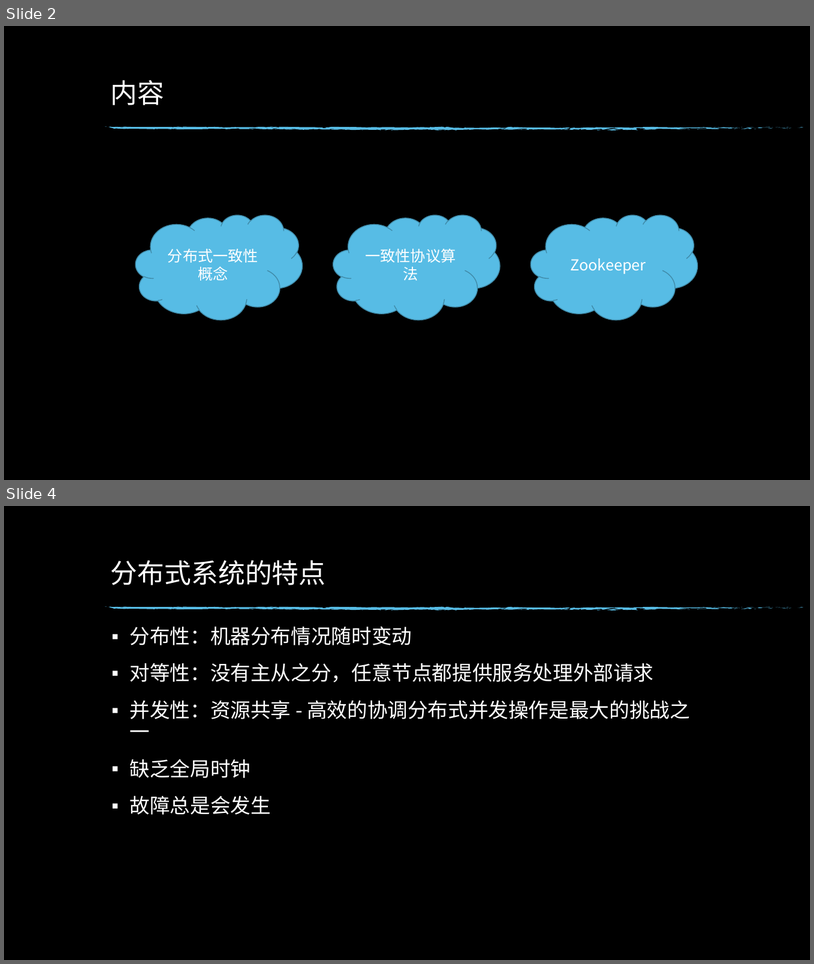
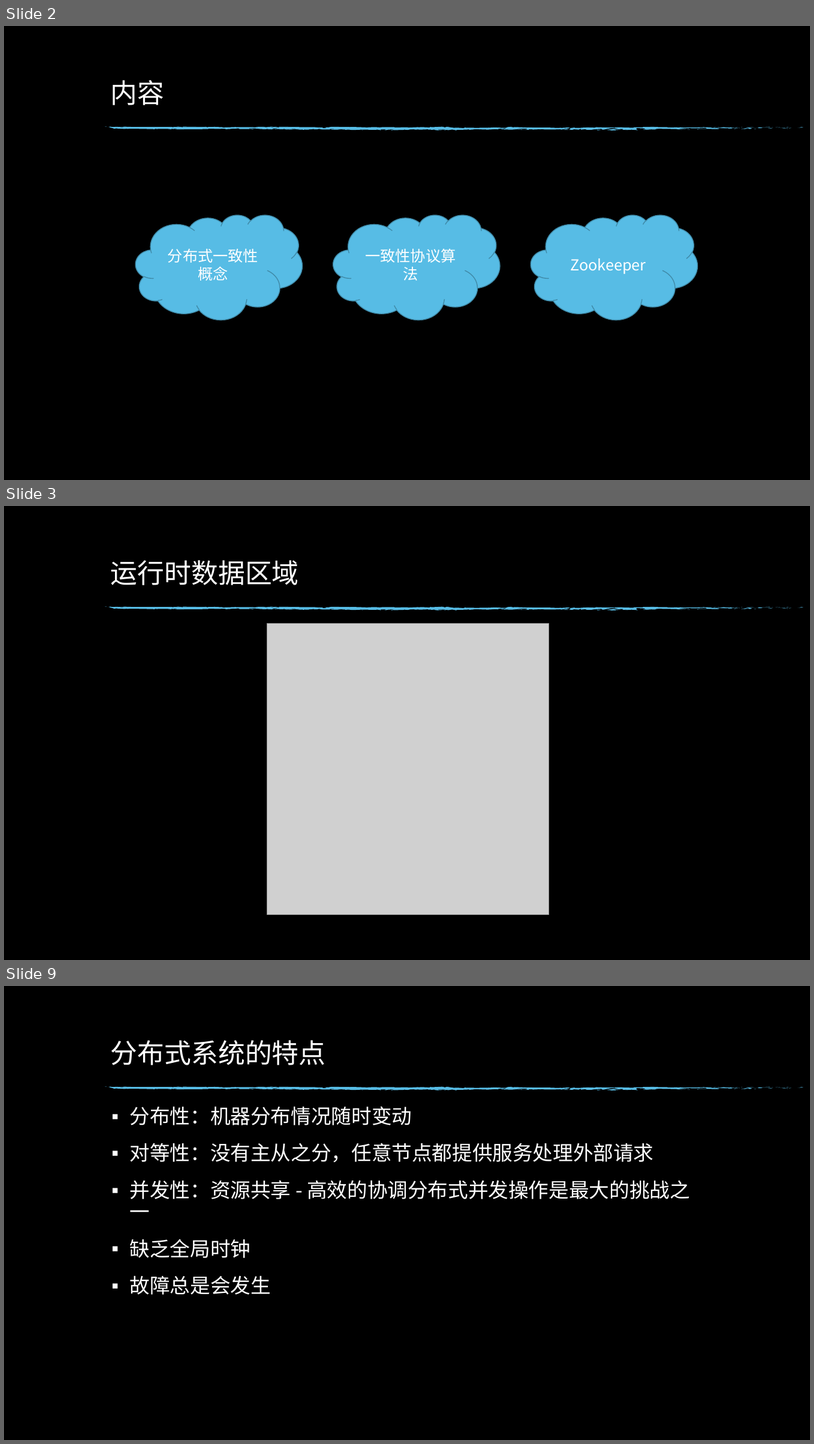
Before and after one commit to edwin1215/edwin, a slide deck: study/深入理解jvm原理.pptx. Shown one above the other, each under a label of ours: slides 2 and 4 before the commit, slides 2, 3 and 9 after it; the slides between them are not shown. The pictures are 814x964 and 814x1444 pixels, drawn with LibreOffice and Linux fonts; fonts in the diff are those of the drawing; grey boxes stand for pictures; background and template pictures are left out. Boxes give left, top, right and bottom in pixels: in the first picture for what was removed or moved away, otherwise in the second. Text is boxed around its words. In the diff, an @@ line names an element or a change of style, - is before the commit and + after.

```diff
--- a/study/深入理解jvm原理.pptx
+++ b/study/深入理解jvm原理.pptx
@@ slide 3 added at (x1=4, y1=506, x2=810, y2=960), background picture (left out); not listed: 74 template elements that a slide beside it also shows @@
@@ title added at (x1=111, y1=560, x2=299, y2=585), 32 pt, text #FFFFFF @@
+运行时数据区域
@@ picture added at (x1=267, y1=624, x2=549, y2=915) @@
@@ what was slide 4 is now slide 9 @@
```
Also in this commit, not shown: 5 other slides added, 1 slide removed.
